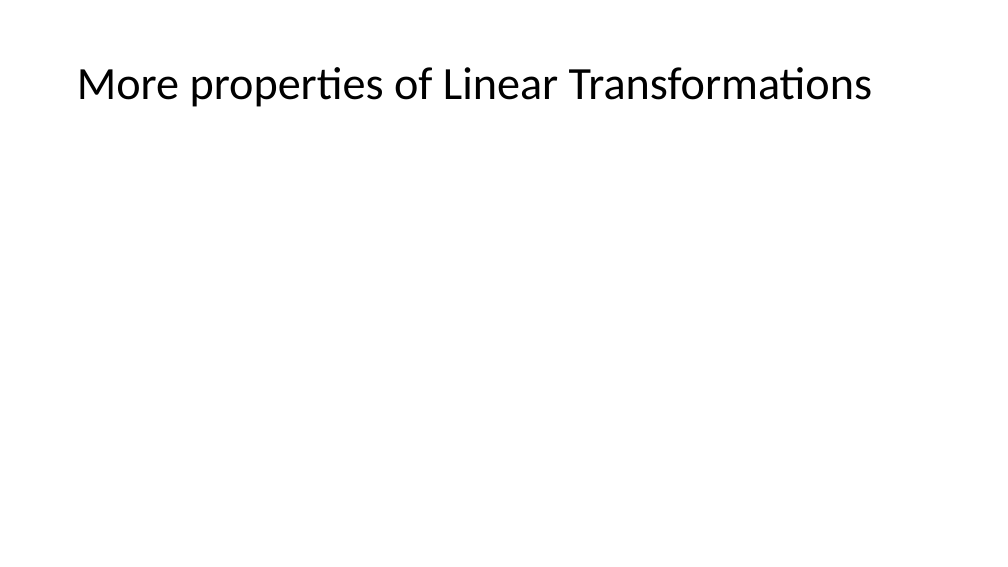
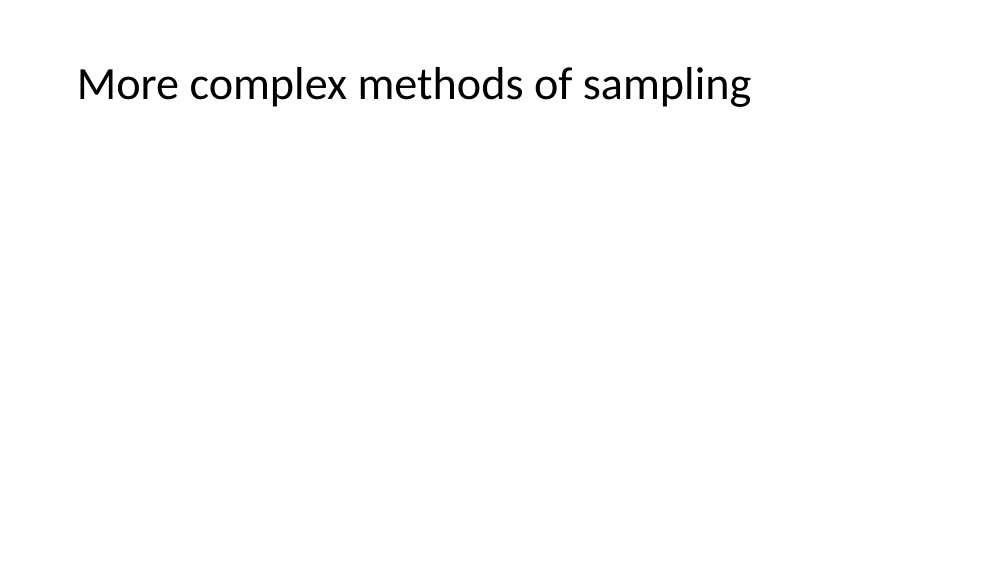
Before and after one commit to Jarred6068/UI_STAT251-03_Spring_2024, a slide deck: slide 33 of docs/lecture_slides/Week 5/Week5_Lecture8_Slides_2_7_2024.pptx (slide 8 before the commit). Drawn at 1008x567 pixels with LibreOffice and Linux fonts; fonts in the diff are those of the drawing; grey boxes stand for pictures. Boxes give left, top, right and bottom in pixels: in the first picture for what was removed or moved away, otherwise in the second. Text is boxed around its words. In the diff, an @@ line names an element or a change of style, - is before the commit and + after.

```diff
--- a/docs/lecture_slides/Week 5/Week5_Lecture8_Slides_2_7_2024.pptx
+++ b/docs/lecture_slides/Week 5/Week5_Lecture8_Slides_2_7_2024.pptx
@@ title at (77,67,751,107): text changed @@
-More properties of Linear Transformations
+More complex methods of sampling
```
Also in this commit, not shown: 3 other slides changed, 24 slides added, 8 slides removed, 18 other files.
